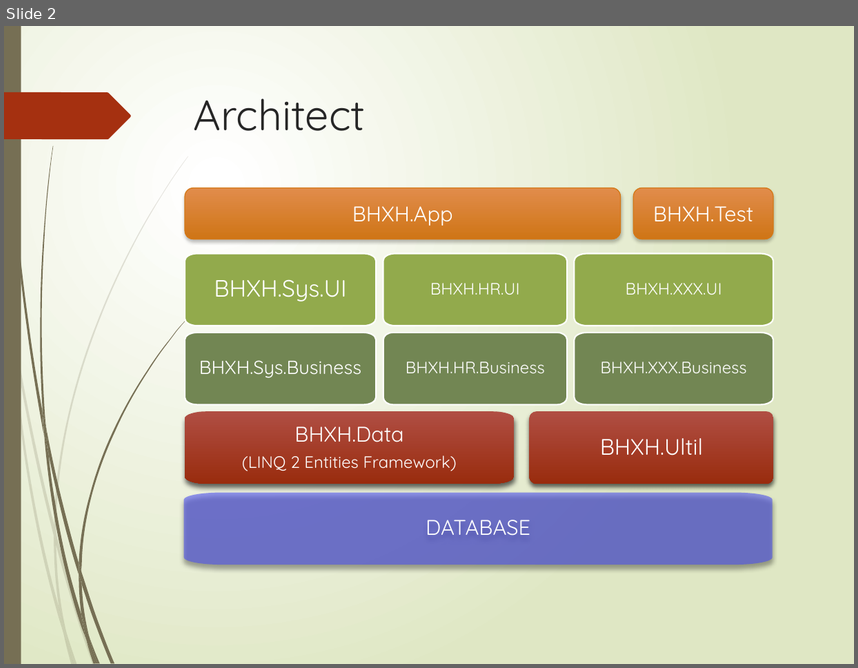
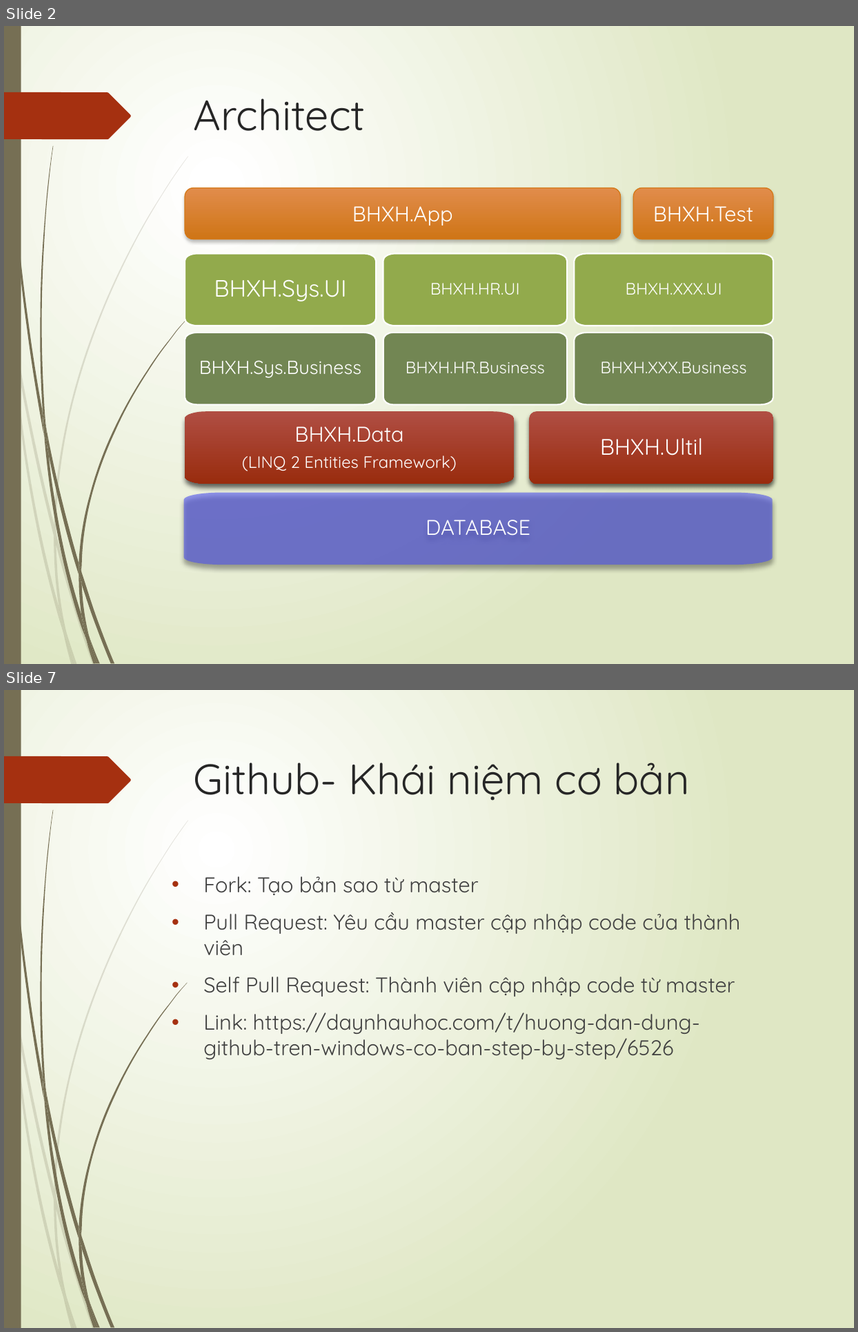
Before and after one commit to nhinnt/BHXH-All-In-One, a slide deck: documents/Architect.pptx. Shown one above the other, each under a label of ours: slide 2 before the commit, slides 2 and 7 after it; the slides between them are not shown. The pictures are 858x668 and 858x1332 pixels, drawn with LibreOffice and Linux fonts; fonts in the diff are those of the drawing. Boxes give left, top, right and bottom in pixels: in the first picture for what was removed or moved away, otherwise in the second. Text is boxed around its words. In the diff, an @@ line names an element or a change of style, - is before the commit and + after.

```diff
--- a/documents/Architect.pptx
+++ b/documents/Architect.pptx
@@ slide 7 added at bbox=[4, 690, 854, 1328], background gradient #FFFFFF to #DFE8C4; not listed: 24 template elements that a slide beside it also shows @@
@@ title added at bbox=[193, 762, 690, 800], 36 pt, text #262626 @@
+Github- Khái niệm cơ bản
@@ text added at bbox=[203, 876, 741, 1059], 18 pt, text #404040 @@
+• Fork: Tạo bản sao từ master
+• Pull Request: Yêu cầu master cập nhập code của thành viên
+• Self Pull Request: Thành viên cập nhập code từ master
+• Link: https://daynhauhoc.com/t/huong-dan-dung-github-tren-windows-co-ban-step-by-step/6526
```
Also in this commit, not shown: 3 slides changed, 4 other slides added, 1 slide removed, 19 other files.
